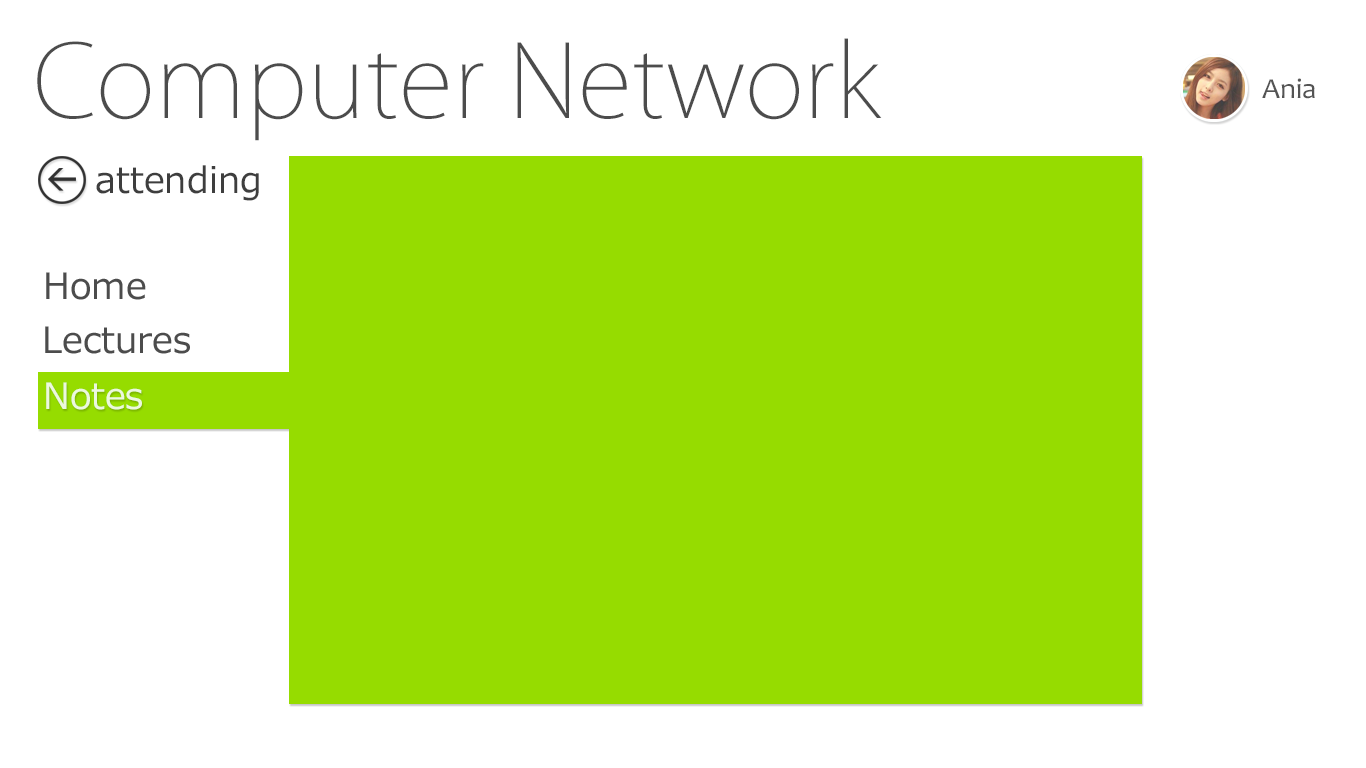
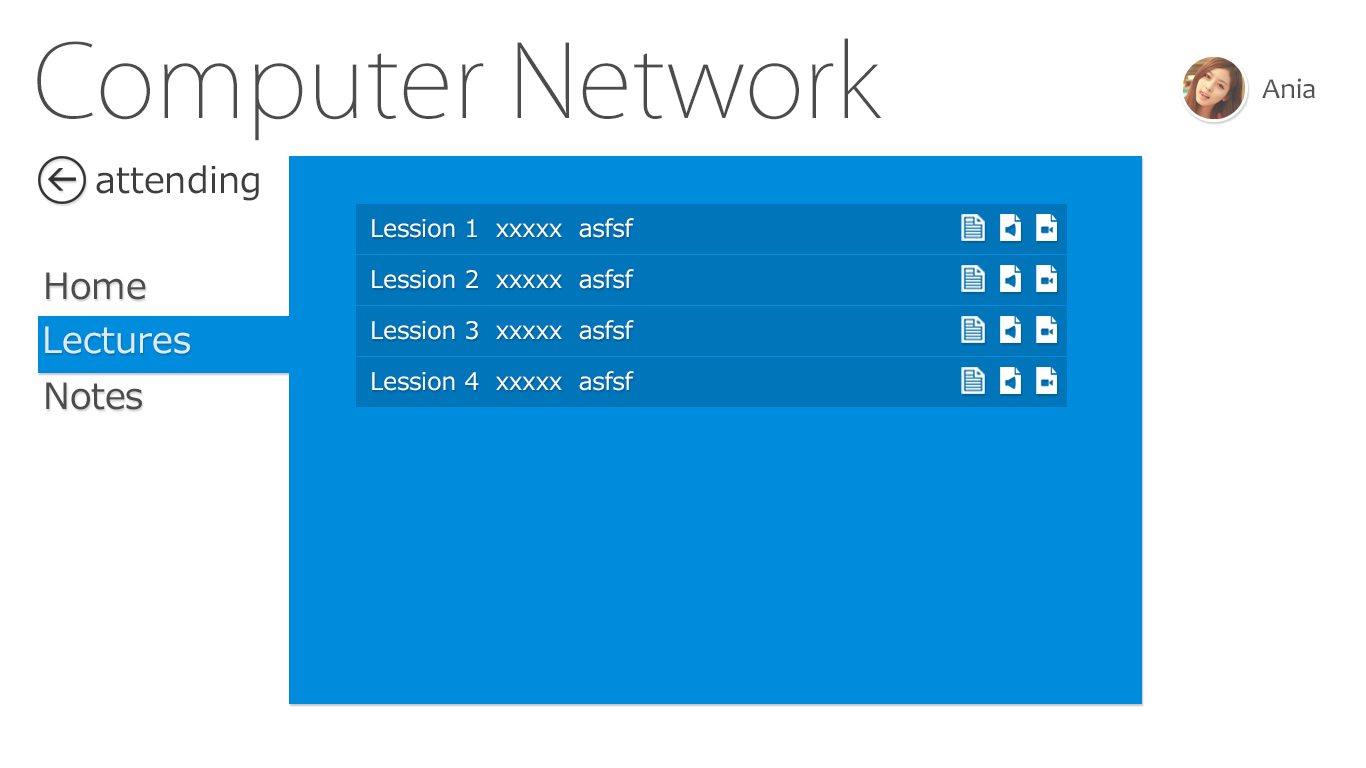
Layered file, before and after one edit (1366px x 768px). Changes by layer:
added group "Lectures content" with 32 layers in group "attendingcontent" over [left=356, top=204, right=1067, bottom=407]
added group "lesson 拷贝 3" with 7 layers in group "Lectures content" over [left=356, top=204, right=1067, bottom=254]
added layer "Lession 1 xxxxx asfsf" in group "lesson 拷贝 3" over [left=372, top=218, right=634, bottom=238]
added layer "图层 13 拷贝 3" (1st of 4, in "attendingcontent" › "Lectures content" › "lesson 拷贝 3") (16%) in group "lesson 拷贝 3" over [left=356, top=204, right=1067, bottom=254]
added group "lesson 拷贝 2" with 7 layers in group "Lectures content" over [left=356, top=255, right=1067, bottom=305]
added layer "Lession 2 xxxxx asfsf" in group "lesson 拷贝 2" over [left=372, top=269, right=634, bottom=289]
added layer "图层 13 拷贝 3" (2nd of 4, in "attendingcontent" › "Lectures content" › "lesson 拷贝 2") (16%) in group "lesson 拷贝 2" over [left=356, top=255, right=1067, bottom=305]
added group "lesson 拷贝" with 7 layers in group "Lectures content" over [left=356, top=306, right=1067, bottom=356]
added layer "Lession 3 xxxxx asfsf" in group "lesson 拷贝" over [left=372, top=320, right=634, bottom=340]
added layer "图层 13 拷贝 3" (3rd of 4, in "attendingcontent" › "Lectures content" › "lesson 拷贝") (16%) in group "lesson 拷贝" over [left=356, top=306, right=1067, bottom=356]
added group "lesson" with 7 layers in group "Lectures content" over [left=356, top=357, right=1067, bottom=407]
added layer "Lession 4 xxxxx asfsf" in group "lesson" over [left=372, top=371, right=634, bottom=391]
added layer "图层 13 拷贝 3" (4th of 4, in "attendingcontent" › "Lectures content" › "lesson") (16%) in group "lesson" over [left=356, top=357, right=1067, bottom=407]
hid "图层 11" (5th of 5, in "attendingcontent") over [left=38, top=156, right=1142, bottom=704]
showed "图层 10" (5th of 5, in "attendingcontent") over [left=38, top=156, right=1142, bottom=704]
…and 20 more changes (16 added, 4 visibility)
